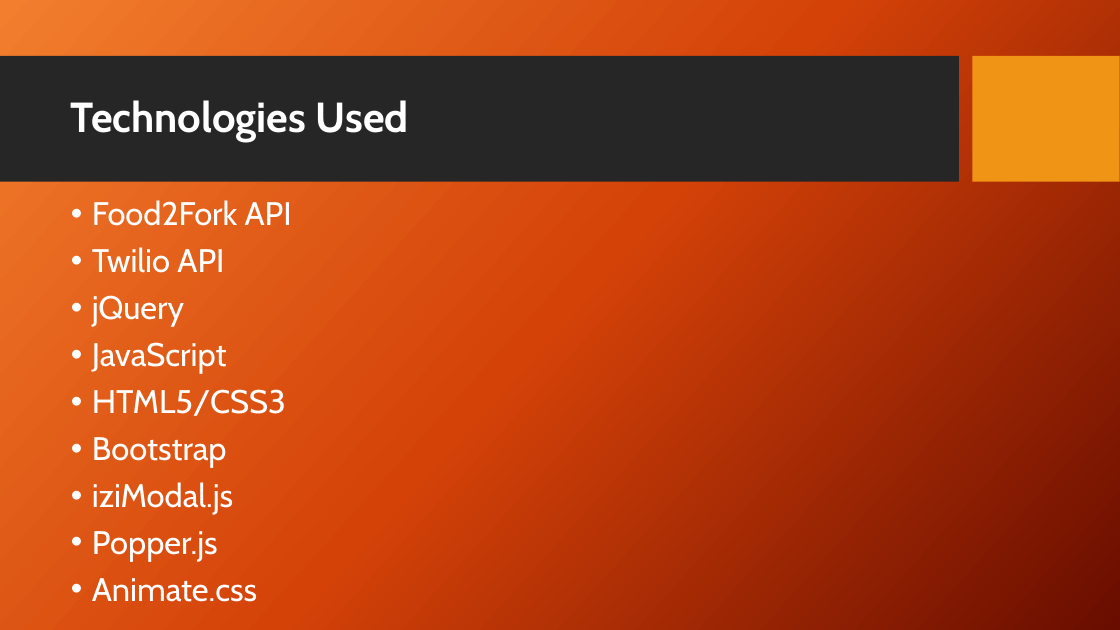
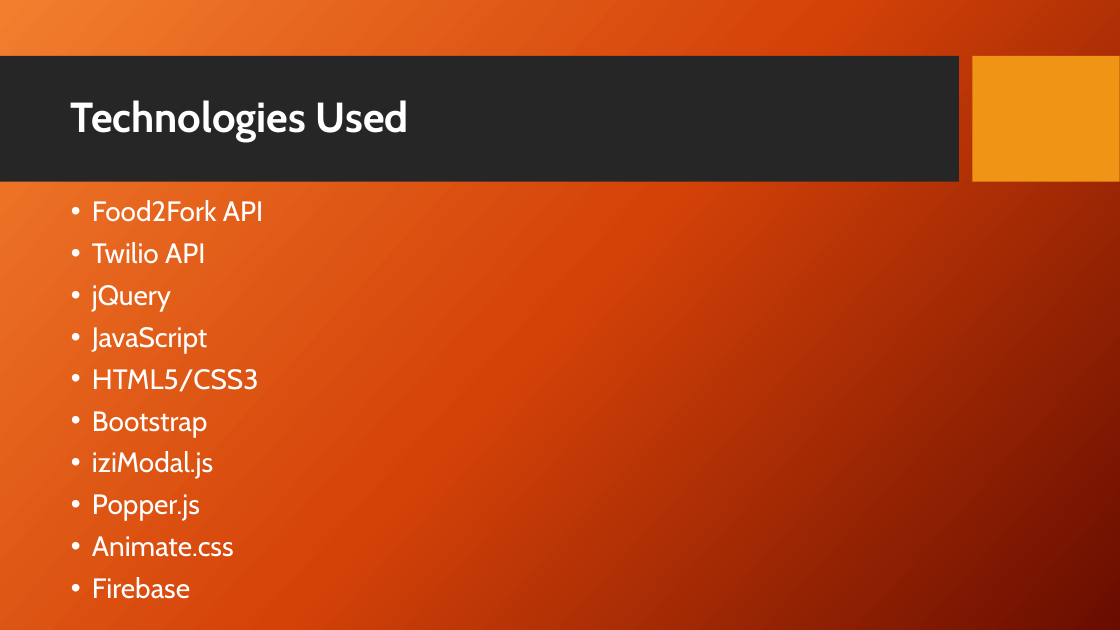
Before and after one commit to philgrider/The-Sharpening-House, a slide deck: slide 4 of Dish-set-go-presentation.pptx. Drawn at 1120x630 pixels with LibreOffice and Linux fonts; fonts in the diff are those of the drawing; background and template pictures are left out. Boxes give left, top, right and bottom in pixels: in the first picture for what was removed or moved away, otherwise in the second. Text is boxed around its words. In the diff, an @@ line names an element or a change of style, - is before the commit and + after.

```diff
--- a/Dish-set-go-presentation.pptx
+++ b/Dish-set-go-presentation.pptx
@@ text at (92,200,263,557): size 28 to 24 pt @@
@@ text at (92,577,190,599): paragraph added @@
+• Firebase
```
Also in this commit, not shown: 1 other slide changed.
